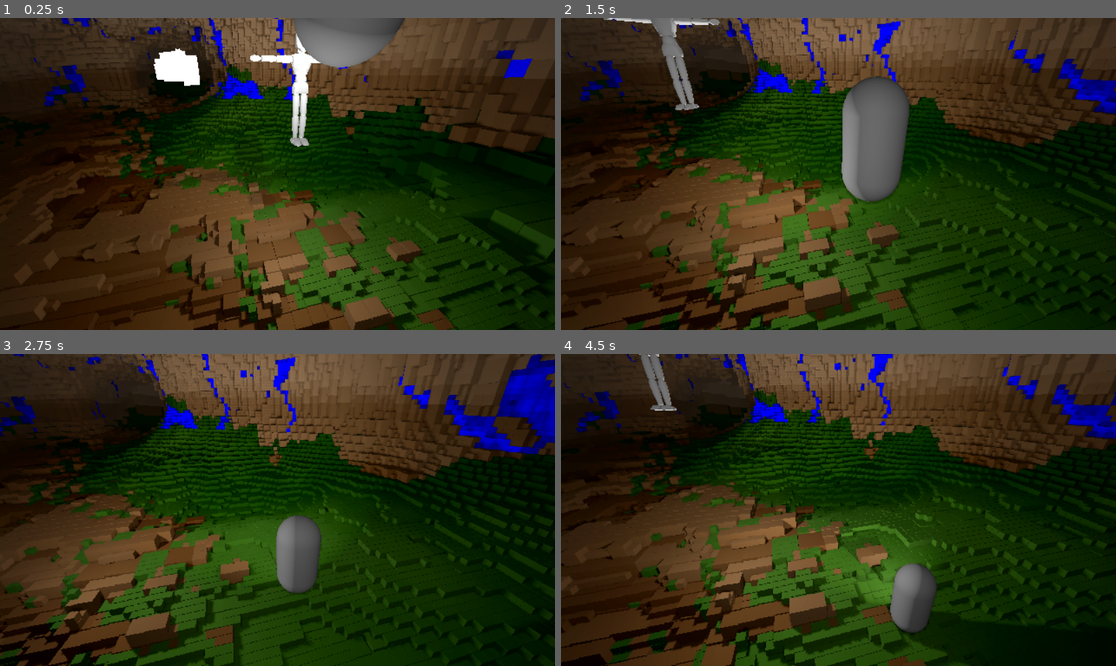
Above: before the commit, frames 1-4 (two rows, left to right).
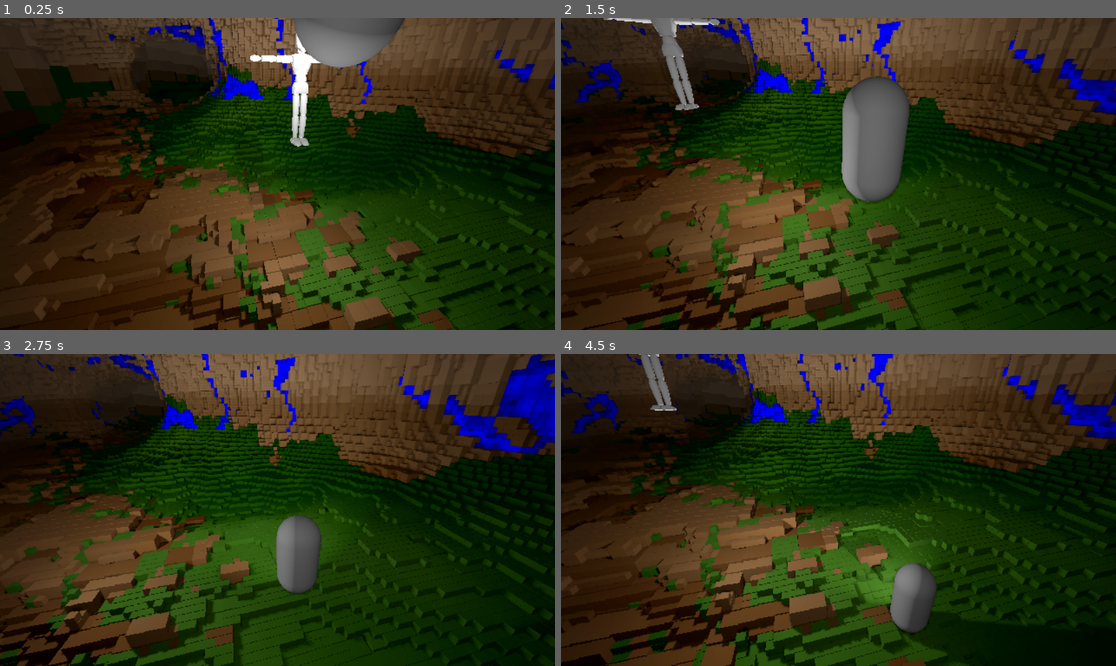
Above: after the commit, the same moments.

Repository: CodedNil/TestingVoxels
Game: Godot game, scene res://main_scene.tscn
Same seed, same stepped clock (60 frames per second), same inputs: the game is played once before the commit and once after it.
Inputs (mouse positions are in pixels of both pictures, inside the frame that each line leads up to):
- Up to frame 1 (0.25 s): no input
- Up to frame 2 (1.5 s): tap Enter at 0.5 s; move the mouse to (960, 158) at 0.52 s; hold D 0.53-1.25 s; tap Q at 0.6 s; click (960, 158) at 0.67 s; tap Space at 0.77 s; drag from (727, 189) to (810, 236) at 1.27 s
- Up to frame 3 (2.75 s): move the mouse to (333, 441) at 2.02 s; hold D from 2.03 s (still down); tap Shift at 2.1 s
- Up to frame 4 (4.5 s): release D at 2.75 s; drag from (810, 572) to (672, 463) at 2.77 s; move the mouse to (1005, 556) at 3.52 s; hold A 3.53-4.25 s; tap Q at 3.6 s; tap Space at 3.77 s; drag from (672, 463) to (755, 432) at 4.27 s

The runs differ from the first frame. In frame 1, 4.6% of the frame differs, in the area x 0-100%, y 0-89%; in frame 2, 0.9%; in frame 3, 0.6%; in frame 4, 0.8%.

Commit message:
Get chunks from lines traced out, with occlusion

Diff:
--- a/project.godot
+++ b/project.godot
@@ -41,4 +41,3 @@
 anti_aliasing/quality/msaa_3d=3
 anti_aliasing/quality/screen_space_aa=1
 anti_aliasing/quality/use_taa=true
-occlusion_culling/use_occlusion_culling=true
--- a/voxel_gen.gd
+++ b/voxel_gen.gd
@@ -1,12 +1,12 @@
 extends StaticBody3D
 
-const chunkSize: float = 16.0
+const chunkSize: float = 8.0
 const largestVoxelSize: float = 4.0
 const smallestVoxelSize: float = 0.25
 
 const roomSpacing: float = 80
 
-const renderDistance: int = 24
+const renderDistance: int = 48
 
 const msBudget: float = 30  # Max time to spend on subdivision per update frame
 
@@ -334,7 +334,7 @@
 		var newProgress: Array = []
 		for subdivision in progressSubdivisions:
 			# Try to maintain a good framerate
-			if Time.get_ticks_msec() - startTime > msBudget:
+			if startTime != 0 and Time.get_ticks_msec() - startTime > msBudget:
 				newProgress.append(subdivision)
 			else:
 				subdivideVoxel(subdivision[0], subdivision[1])
@@ -359,43 +359,44 @@
 		return true
 	return false
 
-func getChunksToProgress(camera: Node3D, cameraPos: Vector3, cameraChunkPos: Vector3) -> void:
+func getChunksToProgress(cameraPos: Vector3, cameraDir: Vector3) -> void:
 	chunkToProgress = []
 
-	# Loop through chunks in a spiral pattern
-	var hRD: float = float(renderDistance) / 2
-	var x: float = 0
-	var z: float = 0
-	var dx: float = 0
-	var dz: float = -1
-	for i in range(renderDistance**2):
-		if (-hRD <= x and x <= hRD) and (-hRD <= z and z <= hRD):
-			# Get chunk position
-			for y in [0, 1, -1]:
-				# Get chunks distance for quality level
-				var chunkDistance: float = Vector3(x, y, z).length()
-				# Ignore chunks in a radius outside the render distance
-				if chunkDistance > float(renderDistance) / 2:
+	# Loop through chunks in rotated lines from center
+	var chunksViewed: Array[Vector3] = []
+	var rotateAngles: float = 128
+	for angle in range(rotateAngles):
+		var dir: Vector3 = cameraDir.rotated(Vector3(0, 1, 0), angle * 2 * PI / rotateAngles).normalized()
+		# var dir: Vector3 = Vector3(0.5, 0, -0.5)
+		for i in range(renderDistance):
+			var pos: Vector3 = cameraPos + dir * i * chunkSize
+			# Get if entire y range is empty space, skip if is
+			var emptyY: int = 0
+			for y in [0, 1, -1, 2]:
+				# Get the rounded snapped chunk position
+				var renderChunkPos: Vector3 = Vector3(int(pos.x / chunkSize), y, int(pos.z / chunkSize)) * chunkSize
+				# If the chunk is already in the list, skip it
+				if chunksViewed.find(renderChunkPos) != -1:
 					continue
-
-				var renderChunkPos: Vector3 = Vector3(cameraChunkPos.x + x * chunkSize, y * chunkSize, cameraChunkPos.z + z * chunkSize)
-
+				chunksViewed.append(renderChunkPos)
+
+				# Get the distance from the camera
+				var chunkDistance: float = Vector2(renderChunkPos.x, renderChunkPos.z).distance_to(Vector2(cameraPos.x, cameraPos.z)) / chunkSize
+				# Find if chunk exists
 				var chunk: Chunk = chunks.get(renderChunkPos)
 				if chunk == null:
 					chunk = Chunk.new(renderChunkPos, dataGenerator)
 					add_child(chunk)
 					chunk.initMeshes()
 					chunks[renderChunkPos] = chunk
+					chunk.progress(0.0)
 				else:
 					# Get the chunks minimum voxel size, based on how close it is to the camera, halved from max each time
-					var subdivisionLevel: int = clamp(
-						round(nQualityLevels - chunkDistance + 1), 0, nQualityLevels
-					)
+					var subdivisionLevel: int = clamp(round(nQualityLevels - chunkDistance * 0.5 + 2), 0, nQualityLevels)
 					var newVoxelSize: float = largestVoxelSize / pow(2, subdivisionLevel)
 
 					if chunk.progressSubdivisions.size() != 0:
 						# Calculate progress priority, based on distance from camera and if it is in front of the camera
-						var cameraDir: Vector3 = camera.global_transform.basis.z
 						var chunkDir: Vector3 = (renderChunkPos - cameraPos).normalized()
 						var dot: float = cameraDir.dot(chunkDir)
 						var priority: float = chunkDistance + dot * 2 - chunk.chunksVoxelSize
@@ -403,13 +404,15 @@
 					# Release subdivisions if the voxel size is too big
 					if (chunk.chunksVoxelSize != newVoxelSize and chunk.heldSubdivisons.size() != 0 and chunk.progressSubdivisions.size() == 0):
 						chunk.releaseSubdivisions(chunk.chunksVoxelSize / 2)
-		# Rotate the spiral
-		if (x == z) or (x < 0 and x == -z) or (x > 0 and x == 1 - z):
-			var t: float = dx
-			dx = -dz
-			dz = t
-		x += dx
-		z += dz
+
+				# Get first mesh instance count to see if it is empty
+				var firstMeshCount = 0
+				for material in chunk.multiMeshes[largestVoxelSize]:
+					firstMeshCount += chunk.multiMeshes[largestVoxelSize][material][1].size()
+				if firstMeshCount == 8:
+					emptyY += 1
+			if emptyY == 4:
+				break
 
 	# Sort chunks by priority
 	chunkToProgress.sort_custom(sortAscending)
@@ -428,12 +431,10 @@
 	# Find chunks near the camera that need to be created
 	var camera: Node3D = get_parent().get_node("Camera3D")
 	var cameraPos: Vector3 = camera.global_transform.origin
-
-	var cameraChunkPos: Vector3 = Vector3(
-		floor(cameraPos.x / chunkSize) * chunkSize,
-		floor(cameraPos.y / chunkSize) * chunkSize,
-		floor(cameraPos.z / chunkSize) * chunkSize
-	)
+	var cameraDir: Vector3 = camera.global_transform.basis.z
+	# Temporary fake camera pos
+	cameraPos = Vector3(0, 0, 0)
+	cameraDir = Vector3(0, 0, 1)
 
 	var subdivisionRate: int = 0
 
@@ -447,11 +448,11 @@
 				break
 			if chunkToProgress.size() == 0:
 				# Get new chunks to progress
-				getChunksToProgress(camera, cameraPos, cameraChunkPos)
+				getChunksToProgress(cameraPos, cameraDir)
 				break
 	else:
 		# Get new chunks to progress
-		getChunksToProgress(camera, cameraPos, cameraChunkPos)
+		getChunksToProgress(cameraPos, cameraDir)
 
 	# Add subdivision rate to array
 	subdivisionRates.append(subdivisionRate)
